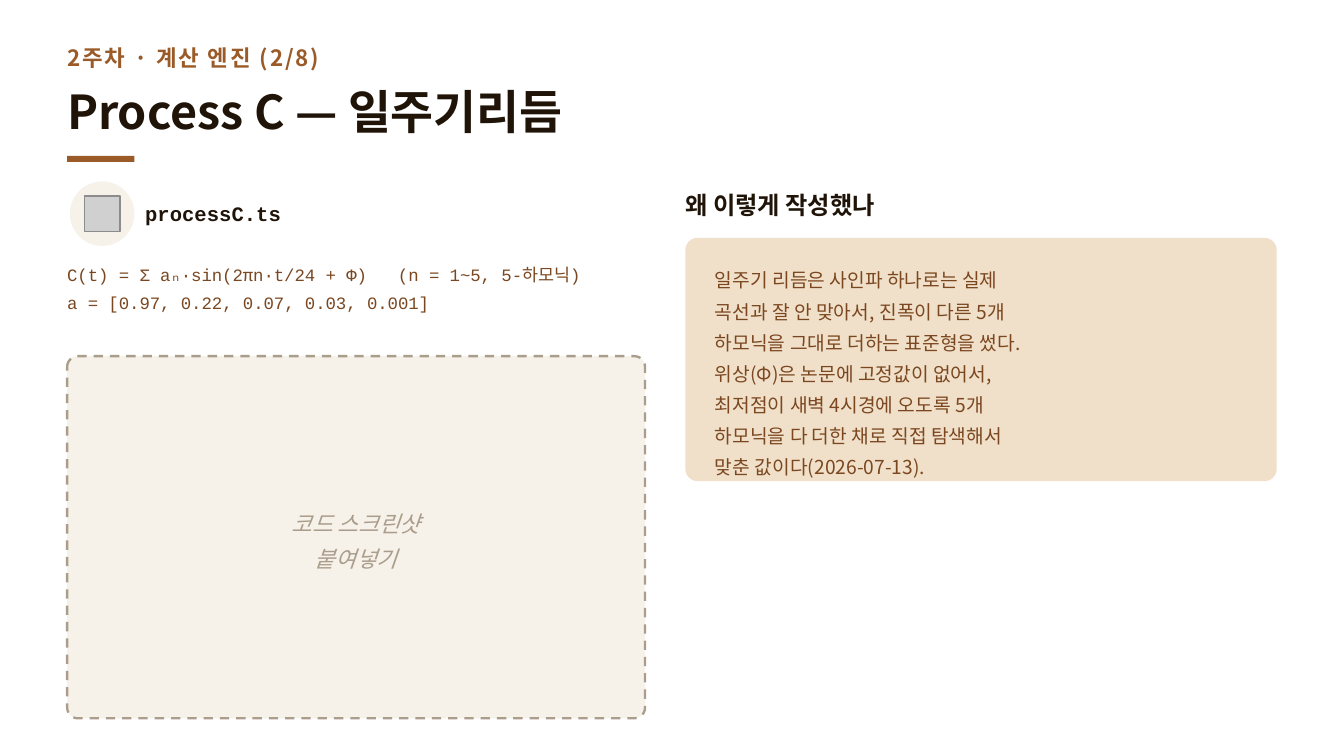
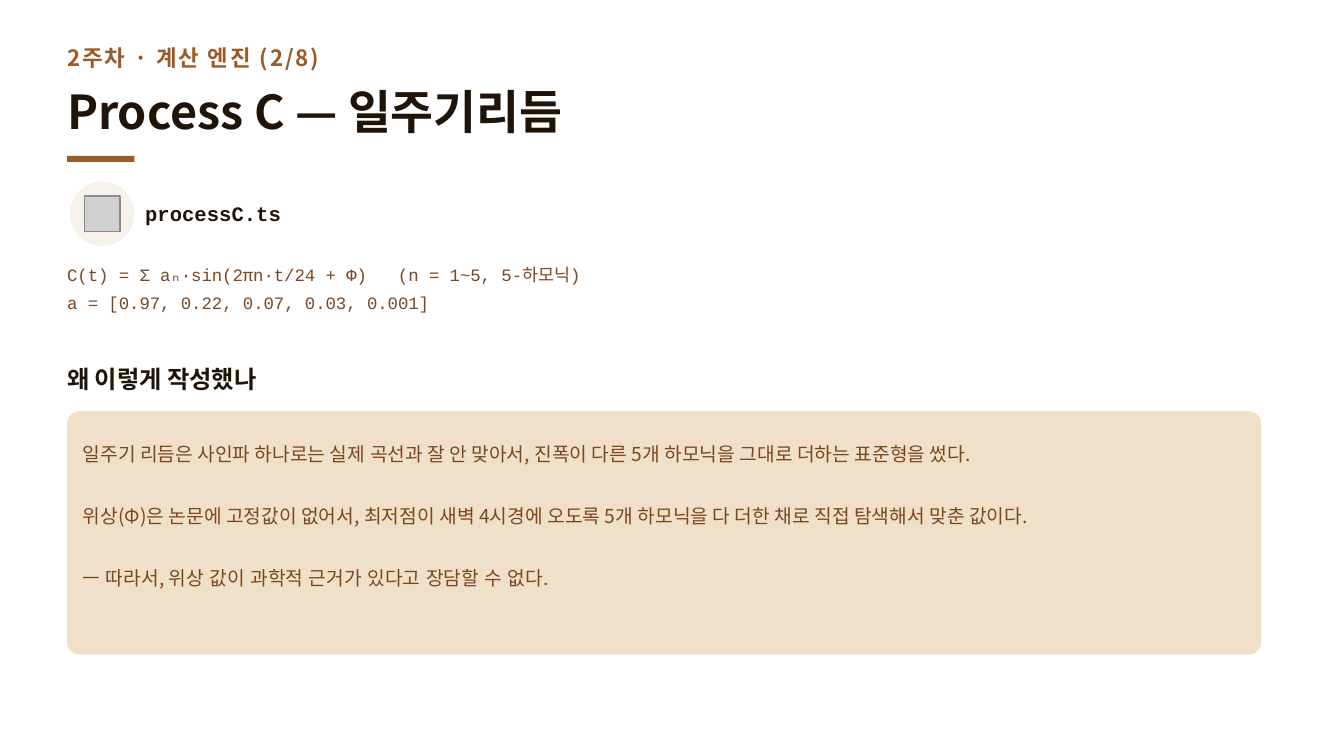
Before and after one commit to Mureung1/hub-showcase, a slide deck: slide 15 of exam-cram-scheduler/docs/presentation/2주차_진행공유.pptx (slide 9 before the commit). Drawn at 1344x756 pixels with LibreOffice and Linux fonts; fonts in the diff are those of the drawing; grey boxes stand for pictures. Boxes give left, top, right and bottom in pixels: in the first picture for what was removed or moved away, otherwise in the second. Text is boxed around its words. In the diff, an @@ line names an element or a change of style, - is before the commit and + after.

```diff
--- a/exam-cram-scheduler/docs/presentation/2주차_진행공유.pptx
+++ b/exam-cram-scheduler/docs/presentation/2주차_진행공유.pptx
@@ text "왜 이렇게 작성했나": place and size @@
-text "왜 이렇게 작성했나" at [685, 193, 874, 217]
+text "왜 이렇게 작성했나" at [67, 367, 256, 391]
@@ rounded rectangle removed at [67, 356, 645, 718] @@
@@ rounded rectangle: place and size @@
-rounded rectangle at [685, 238, 1277, 481]
+rounded rectangle at [67, 411, 1261, 655]
@@ text at [83, 445, 1028, 589]: text changed @@
-일주기 리듬은 사인파 하나로는 실제
-곡선과 잘 안 맞아서, 진폭이 다른 5개
-하모닉을 그대로 더하는 표준형을 썼다.
-위상(Φ)은 논문에 고정값이 없어서,
-최저점이 새벽 4시경에 오도록 5개
-하모닉을 다 더한 채로 직접 탐색해서
-맞춘 값이다(2026-07-13).
+일주기 리듬은 사인파 하나로는 실제 곡선과 잘 안 맞아서, 진폭이 다른 5개 하모닉을 그대로 더하는 표준형을 썼다.
+위상(Φ)은 논문에 고정값이 없어서, 최저점이 새벽 4시경에 오도록 5개 하모닉을 다 더한 채로 직접 탐색해서 맞춘 값이다.
+ㅡ 따라서, 위상 값이 과학적 근거가 있다고 장담할 수 없다.
@@ text removed at [292, 513, 420, 569] @@
-코드 스크린샷
-붙여넣기
```
Also in this commit, not shown: 10 other slides changed, 18 slides added, 2 other files.
